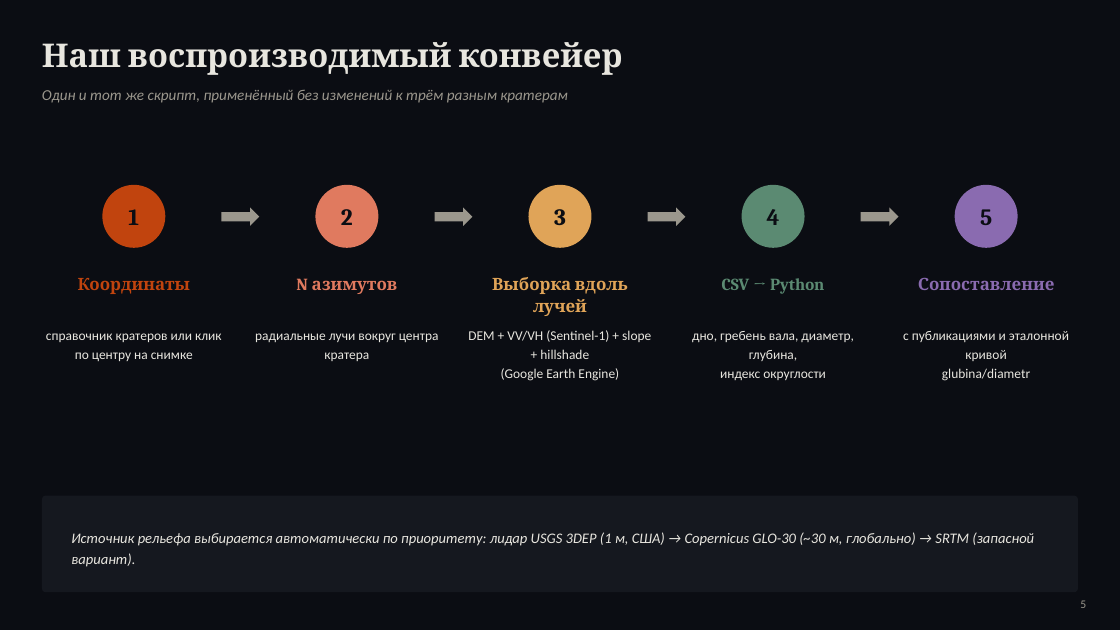
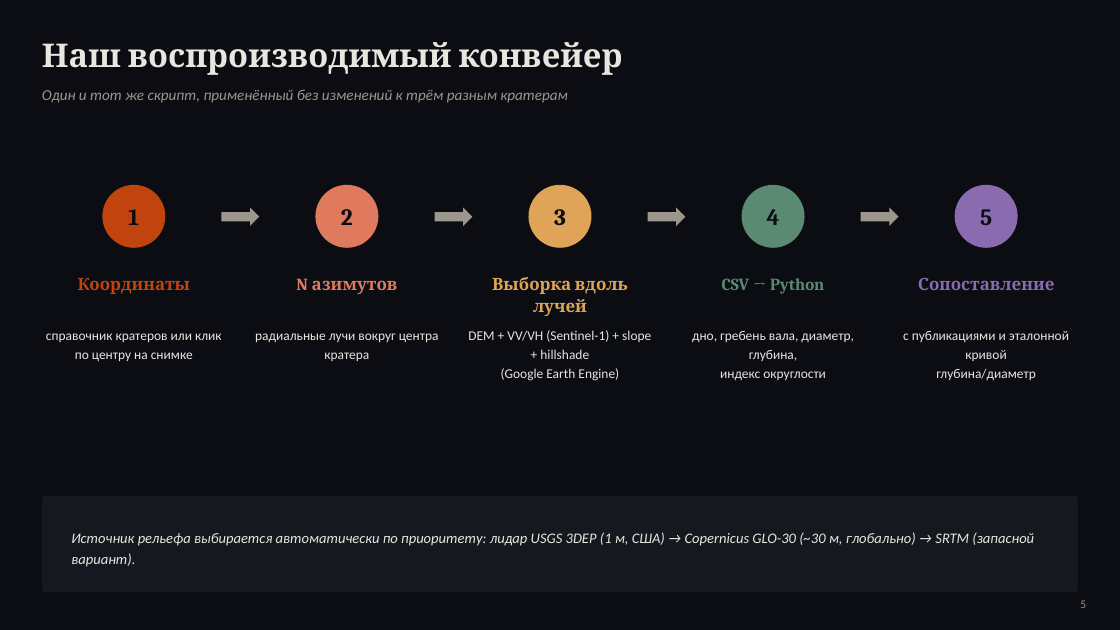
Before and after one commit to oterma19/craters-remote, a slide deck: slide 5 of crater_presentation.pptx. Drawn at 1120x630 pixels with LibreOffice and Linux fonts; fonts in the diff are those of the drawing. Boxes give left, top, right and bottom in pixels: in the first picture for what was removed or moved away, otherwise in the second. Text is boxed around its words. In the diff, an @@ line names an element or a change of style, - is before the commit and + after.

```diff
--- a/crater_presentation.pptx
+++ b/crater_presentation.pptx
@@ text at [936, 369, 1035, 380]: text changed @@
-glubina/diametr
+глубина/диаметр
```
Also in this commit, not shown: 1 other slide changed, 1 other file.
